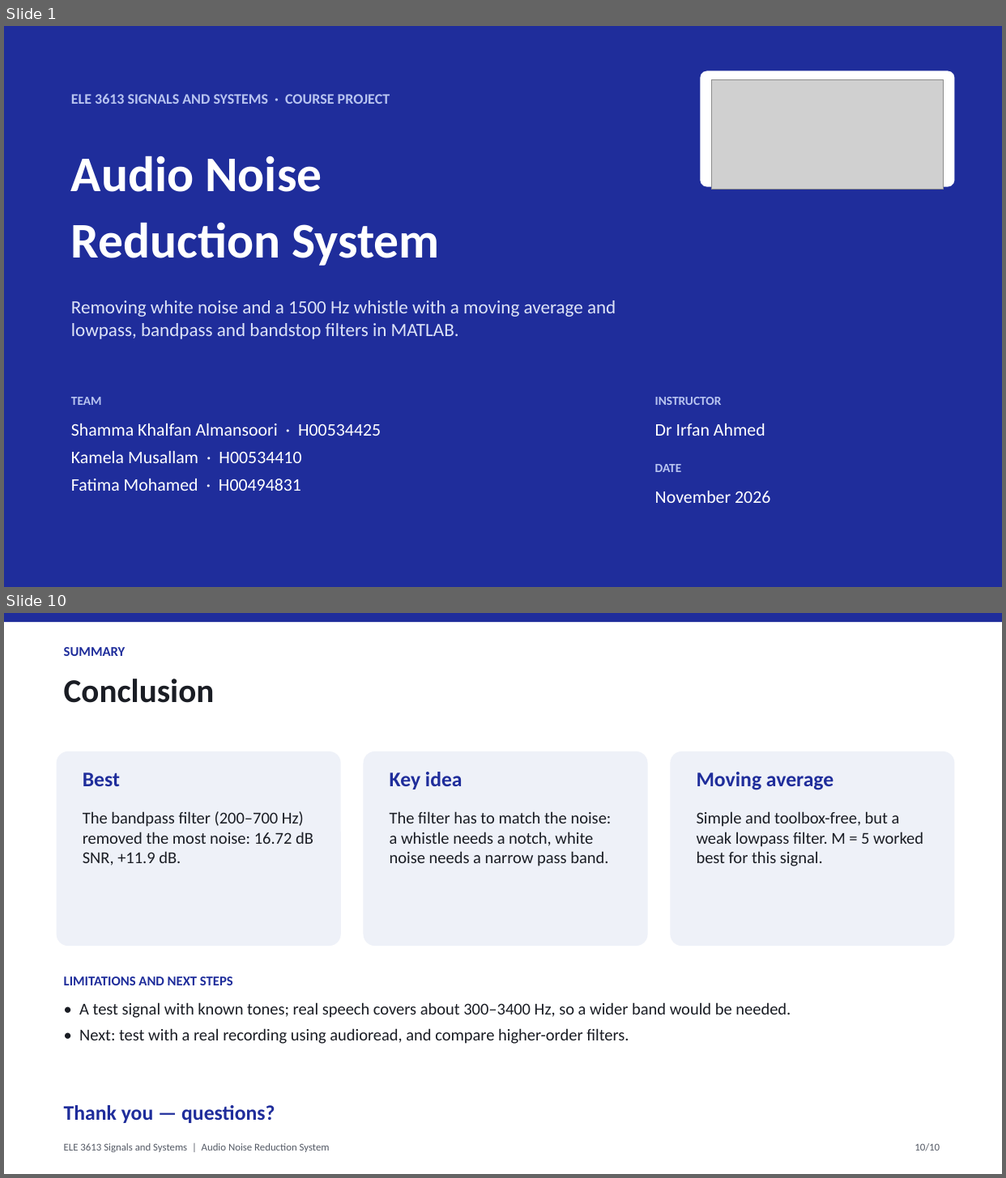
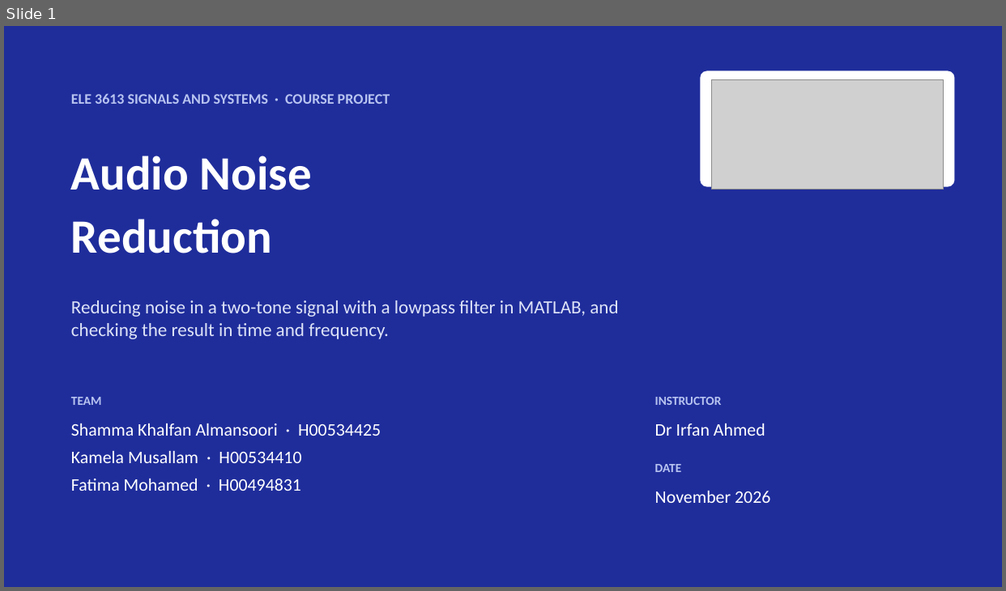
Before and after one commit to sshammaalman-art/Signal-project, a slide deck: AudioNoiseReduction_Presentation.pptx. Shown one above the other, each under a label of ours: slides 1 and 10 before the commit, slide 1 after it; the slides between them are not shown. The pictures are 1006x1178 and 1006x591 pixels, drawn with LibreOffice and Linux fonts; fonts in the diff are those of the drawing; grey boxes stand for pictures. Boxes give left, top, right and bottom in pixels: in the first picture for what was removed or moved away, otherwise in the second. Text is boxed around its words. In the diff, an @@ line names an element or a change of style, - is before the commit and + after.

```diff
--- a/AudioNoiseReduction_Presentation.pptx
+++ b/AudioNoiseReduction_Presentation.pptx
@@ slide 10 removed at [4, 613, 1002, 1174], background #FFFFFF @@
@@ rectangle removed at [4, 613, 1002, 622] @@
@@ text removed at [64, 647, 126, 656] @@
-SUMMARY
@@ text removed at [64, 679, 215, 703] @@
-Conclusion
@@ rounded rectangle removed at [57, 752, 341, 946] @@
@@ rounded rectangle removed at [364, 752, 648, 946] @@
@@ rounded rectangle removed at [671, 752, 955, 946] @@
@@ text removed at [83, 773, 120, 786] @@
-Best
@@ text removed at [390, 772, 462, 790] @@
-Key idea
@@ text removed at [697, 772, 833, 790] @@
-Moving average
@@ text removed at [83, 811, 313, 866] @@
-The bandpass filter (200–700 Hz) removed the most noise: 16.72 dB SNR, +11.9 dB.
@@ text removed at [390, 811, 612, 867] @@
-The filter has to match the noise: a whistle needs a notch, white noise needs a narrow pass band.
@@ text removed at [697, 811, 923, 867] @@
-Simple and toolbox-free, but a weak lowpass filter. M = 5 worked best for this signal.
@@ text removed at [64, 977, 233, 986] @@
-LIMITATIONS AND NEXT STEPS
@@ text removed at [79, 1003, 791, 1044] @@
-• A test signal with known tones; real speech covers about 300–3400 Hz, so a wider band would be needed.
-• Next: test with a real recording using audioread, and compare higher-order filters.
@@ text removed at [64, 1105, 275, 1123] @@
-Thank you — questions?
@@ text removed at [64, 1144, 330, 1152] @@
-ELE 3613 Signals and Systems | Audio Noise Reduction System
@@ text removed at [914, 1144, 940, 1152] @@
-10/10
@@ slide 1 changed as well @@
@@ text at [71, 156, 312, 190]: size 48 to 46 pt in "Audio Noise" @@
@@ text at [71, 219, 272, 254]: text changed; size 48 to 46 pt @@
-Reduction System
+Reduction
@@ text at [71, 301, 618, 339]: text changed @@
-Removing white noise and a 1500 Hz whistle with a moving average and lowpass, bandpass and bandstop filters in MATLAB.
+Reducing noise in a two-tone signal with a lowpass filter in MATLAB, and checking the result in time and frequency.
```
Also in this commit, not shown: 1 other slide changed, 6 slides added, 7 other slides removed, 26 other files.
